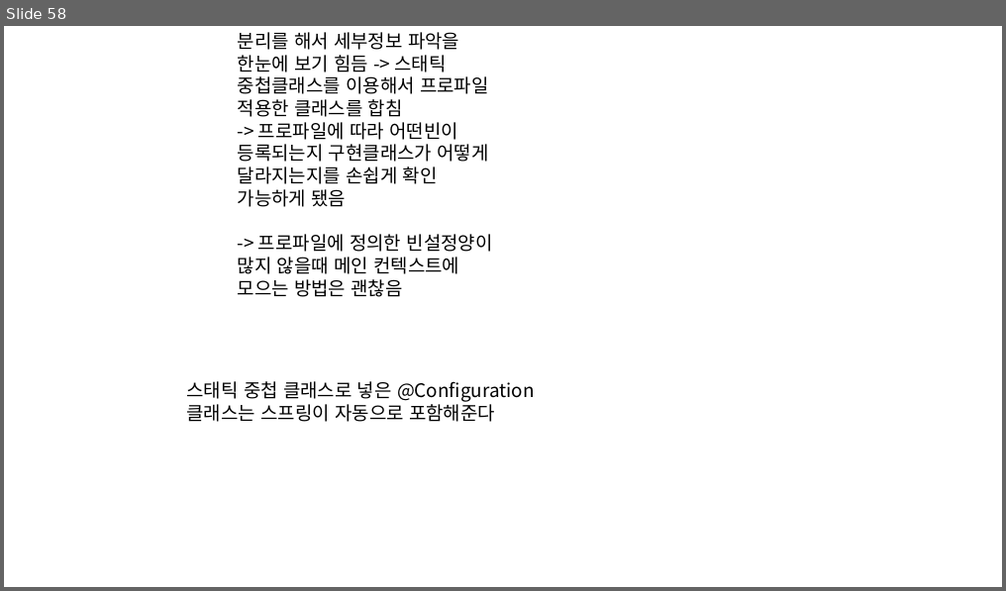
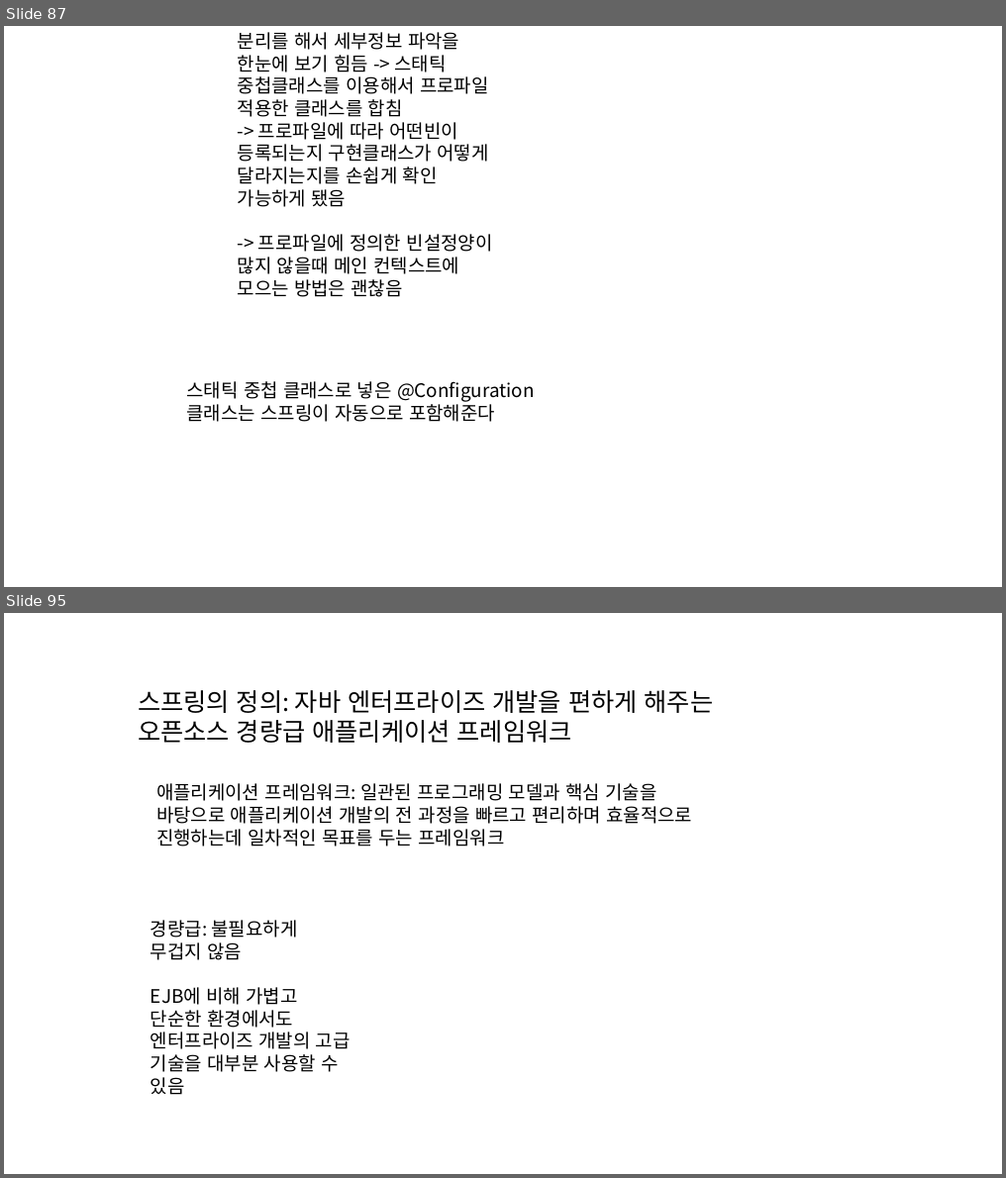
Before and after one commit to eongss/testproject, a slide deck: 프레젠테이션1.pptx. Shown one above the other, each under a label of ours: slide 58 before the commit, slides 87 and 95 after it; the slides between them are not shown. The pictures are 1006x591 and 1006x1178 pixels, drawn with LibreOffice and Linux fonts; fonts in the diff are those of the drawing. Boxes give left, top, right and bottom in pixels: in the first picture for what was removed or moved away, otherwise in the second. Text is boxed around its words. In the diff, an @@ line names an element or a change of style, - is before the commit and + after.

```diff
--- a/프레젠테이션1.pptx
+++ b/프레젠테이션1.pptx
@@ slide 95 added at (4, 613, 1002, 1174), background #FFFFFF @@
@@ text added at (138, 690, 714, 743), 24 pt, text #000000 @@
+스프링의 정의: 자바 엔터프라이즈 개발을 편하게 해주는 오픈소스 경량급 애플리케이션 프레임워크
@@ text added at (156, 783, 692, 847), 18 pt, text #000000 @@
+애플리케이션 프레임워크: 일관된 프로그래밍 모델과 핵심 기술을 바탕으로 애플리케이션 개발의 전 과정을 빠르고 편리하며 효율적으로 진행하는데 일차적인 목표를 두는 프레임워크
@@ text added at (151, 920, 350, 1095), 18 pt, text #000000 @@
+경량급: 불필요하게 무겁지 않음
+EJB에 비해 가볍고 단순한 환경에서도 엔터프라이즈 개발의 고급 기술을 대부분 사용할 수 있음
@@ what was slide 58 is now slide 87 @@
```
Also in this commit, not shown: 59 other slides added, 3 slides removed, 1 other file.
